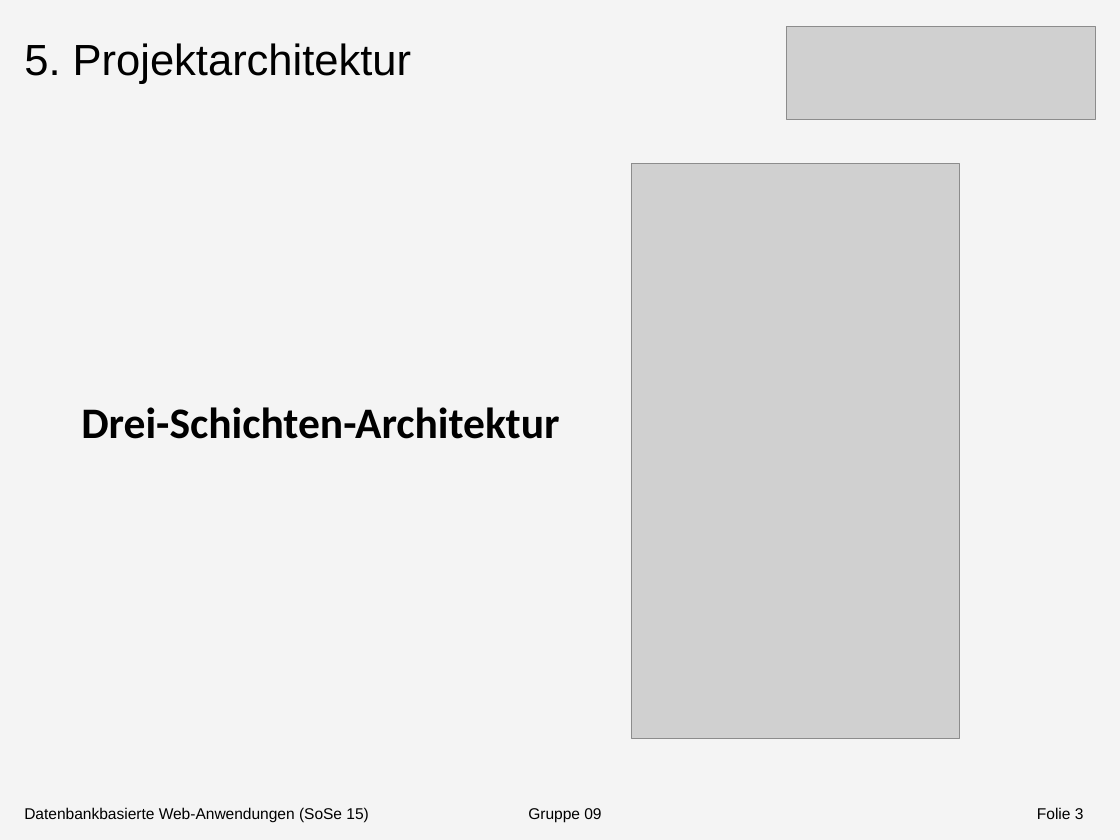
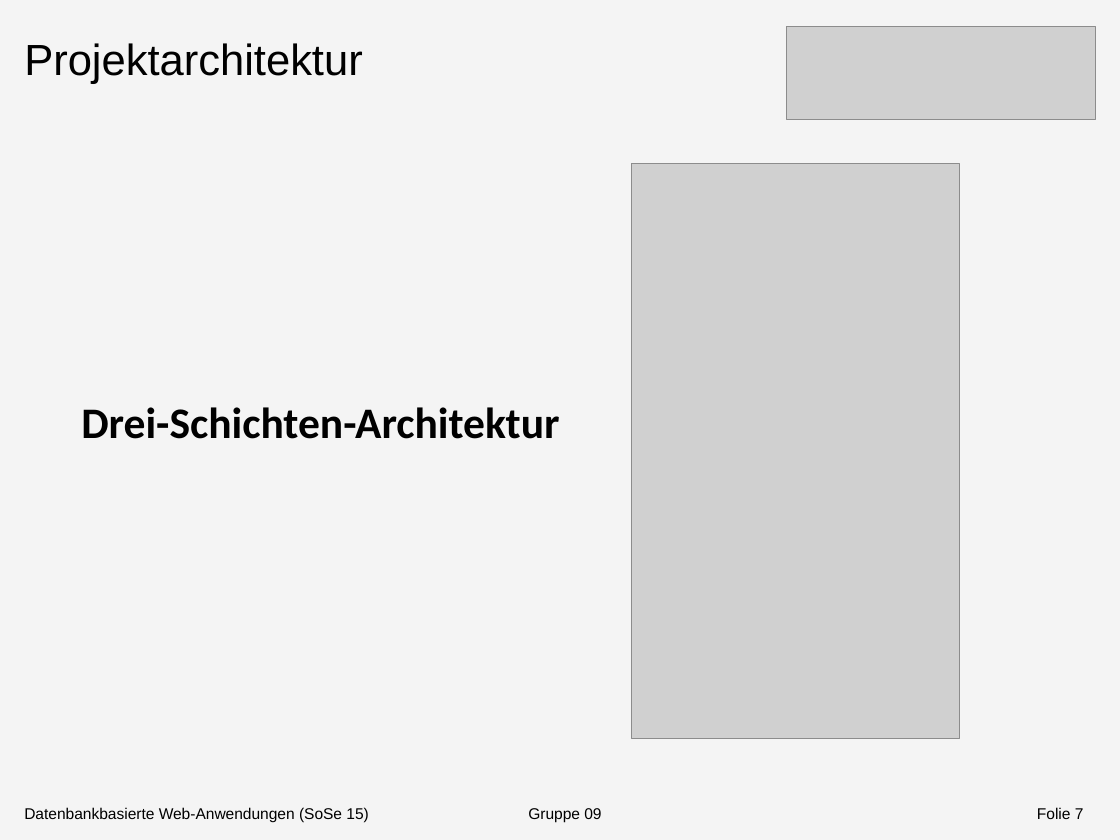
Before and after one commit to Shardic/DatenbankenMI2015, a slide deck: slide 7 of Doku/Dokumentation/Präsentation/Präsentation1.pptx (slide 3 before the commit). Drawn at 1120x840 pixels with LibreOffice and Linux fonts; fonts in the diff are those of the drawing; grey boxes stand for pictures. Boxes give left, top, right and bottom in pixels: in the first picture for what was removed or moved away, otherwise in the second. Text is boxed around its words. In the diff, an @@ line names an element or a change of style, - is before the commit and + after.

```diff
--- a/Doku/Dokumentation/Präsentation/Präsentation1.pptx
+++ b/Doku/Dokumentation/Präsentation/Präsentation1.pptx
@@ text at [24, 43, 362, 84]: text changed @@
-5. Projektarchitektur
+Projektarchitektur
@@ page number at [1037, 807, 1084, 819]: text changed @@
-Folie 3
+Folie 7
```
Also in this commit, not shown: 3 other slides changed, 3 slides added.
